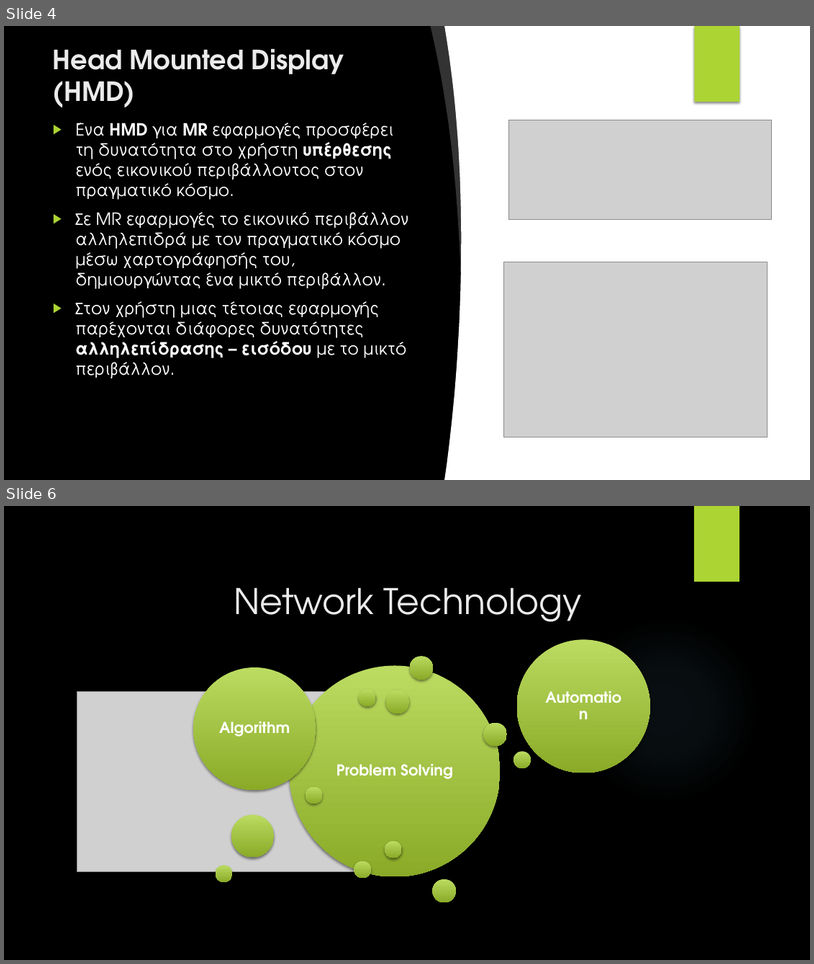
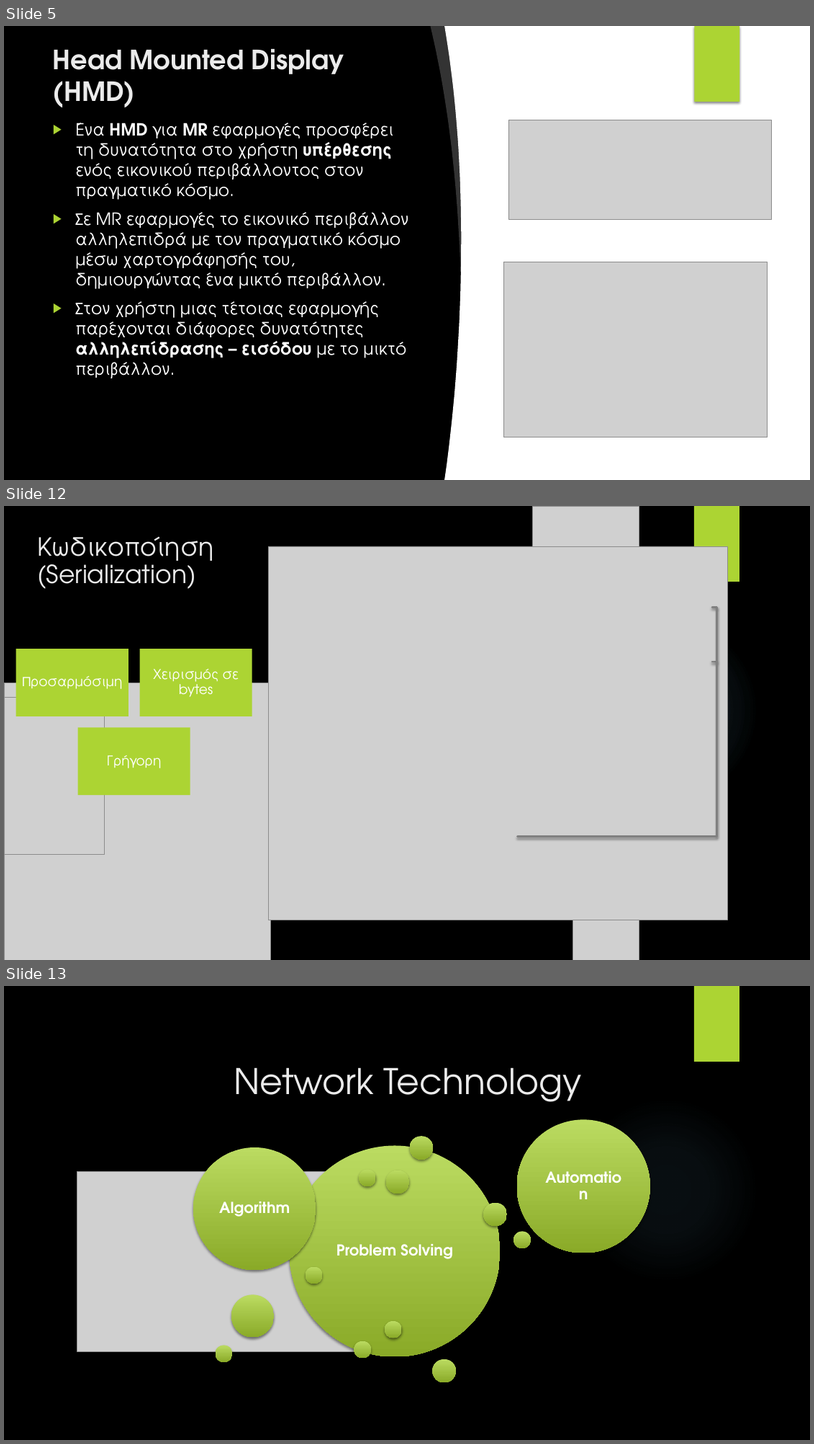
Before and after one commit to HeftyCoder/UnityInputTransfer, a slide deck: Hololens/Dev Log/Thesis/Thesis Presentation.pptx. Shown one above the other, each under a label of ours: slides 4 and 6 before the commit, slides 5, 12 and 13 after it; the slides between them are not shown. The pictures are 814x964 and 814x1444 pixels, drawn with LibreOffice and Linux fonts; fonts in the diff are those of the drawing; grey boxes stand for pictures; background and template pictures are left out. Boxes give left, top, right and bottom in pixels: in the first picture for what was removed or moved away, otherwise in the second. Text is boxed around its words. In the diff, an @@ line names an element or a change of style, - is before the commit and + after.

```diff
--- a/Hololens/Dev Log/Thesis/Thesis Presentation.pptx
+++ b/Hololens/Dev Log/Thesis/Thesis Presentation.pptx
@@ slide 12 added at [4,506,810,960], background picture (left out); not listed: 1 template element that a slide beside it also shows @@
@@ picture added at [533,506,639,582] @@
@@ rectangle added at [694,506,740,582], fill #ACD433 @@
@@ title added at [37,536,214,589], 29.7 pt, text #EBEBEB @@
+Κωδικοποίηση (Serialization)
@@ picture added at [268,546,728,920] @@
@@ elbow line added from (718, 608) to (518, 836), #808080 2.25 pt @@
@@ line added from (718, 607) to (713, 607), #808080 2.25 pt @@
@@ line added from (718, 608) to (718, 608), #ACD433 0.75 pt @@
@@ ellipse added at [574,617,759,803], fill gradient #7AC4F0 @@
@@ line added from (718, 662) to (713, 662), #808080 2.25 pt @@
@@ picture added at [4,682,271,960] @@
@@ picture added at [4,698,104,854] @@
@@ group added at [16,649,252,795]: 3 rectangles, 3 texts @@
+Προσαρμόσιμη
+Χειρισμός σε bytes
+Γρήγορη
@@ picture added at [574,909,639,960] @@
@@ what was slide 4 is now slide 5 @@
@@ what was slide 6 is now slide 13 @@
```
Also in this commit, not shown: 2 slides changed, 6 other slides added, 1 other file.
